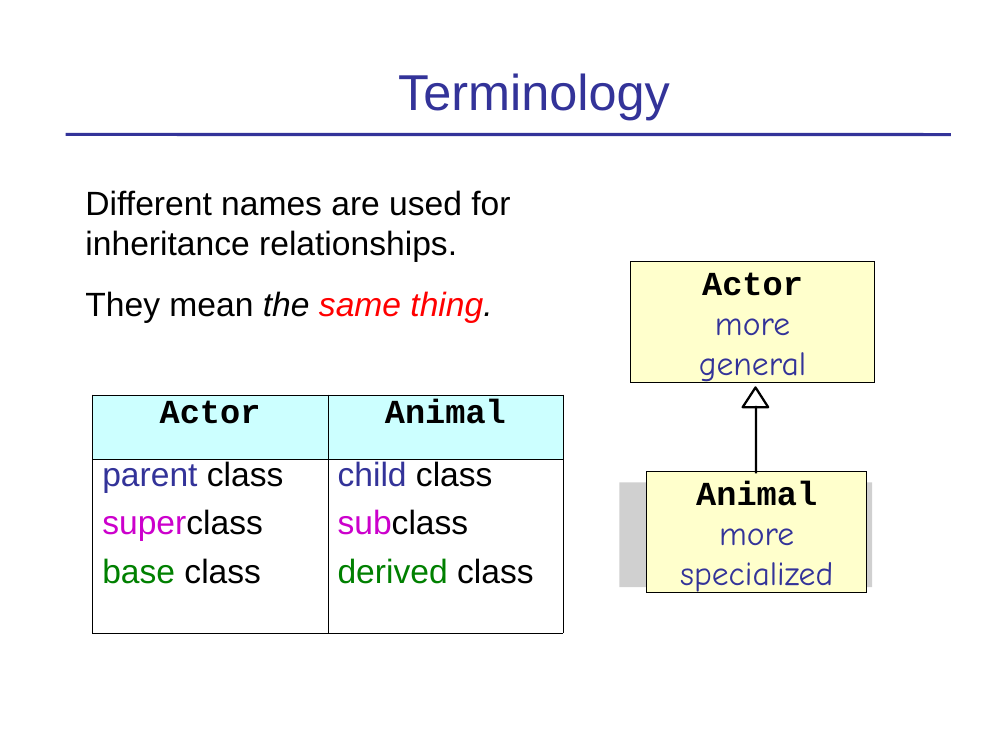
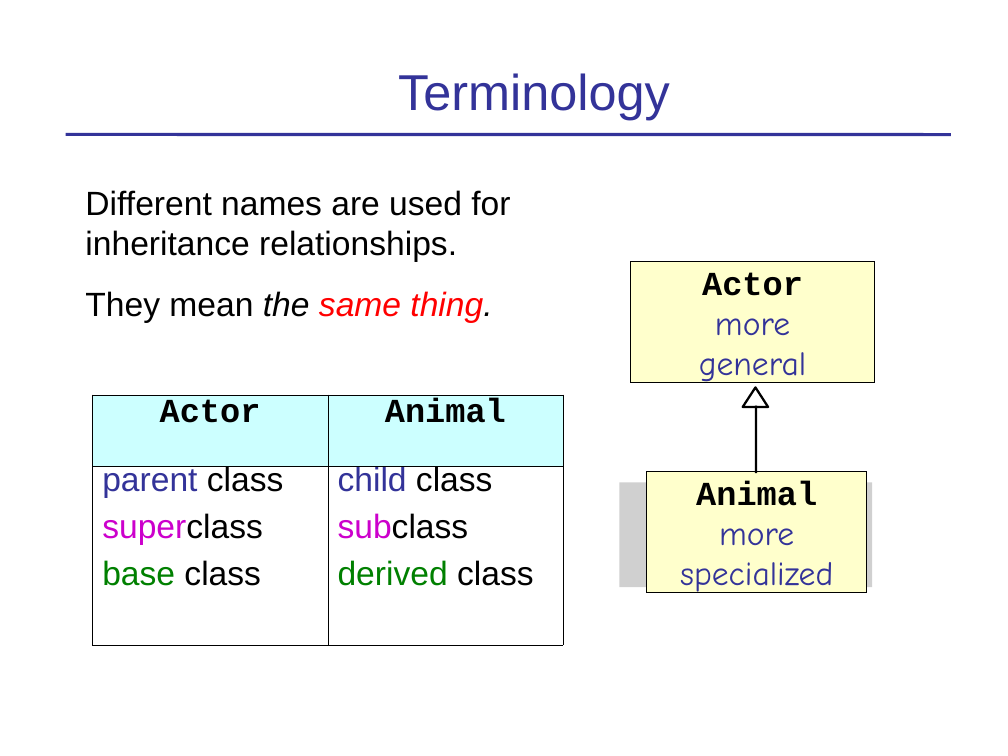
Before and after one commit to skeoop/skeoop.github.io, a slide deck: slide 3 of week4/Inheritance-1-Basics.ppt. Drawn at 1008x756 pixels with LibreOffice and Linux fonts; fonts in the diff are those of the drawing; grey boxes stand for pictures. Boxes give left, top, right and bottom in pixels: in the first picture for what was removed or moved away, otherwise in the second. Text is boxed around its words. In the diff, an @@ line names an element or a change of style, - is before the commit and + after.

```diff
--- a/week4/Inheritance-1-Basics.ppt
+++ b/week4/Inheritance-1-Basics.ppt
@@ table at [93, 395, 563, 645] @@
@@ line spacing 0.79 to 0.74 @@
@@ line spacing 0.74 to 0.69 @@
```
Also in this commit, not shown: 1 other slide changed, 1 slide added, 1 slide removed, 1 other file.
